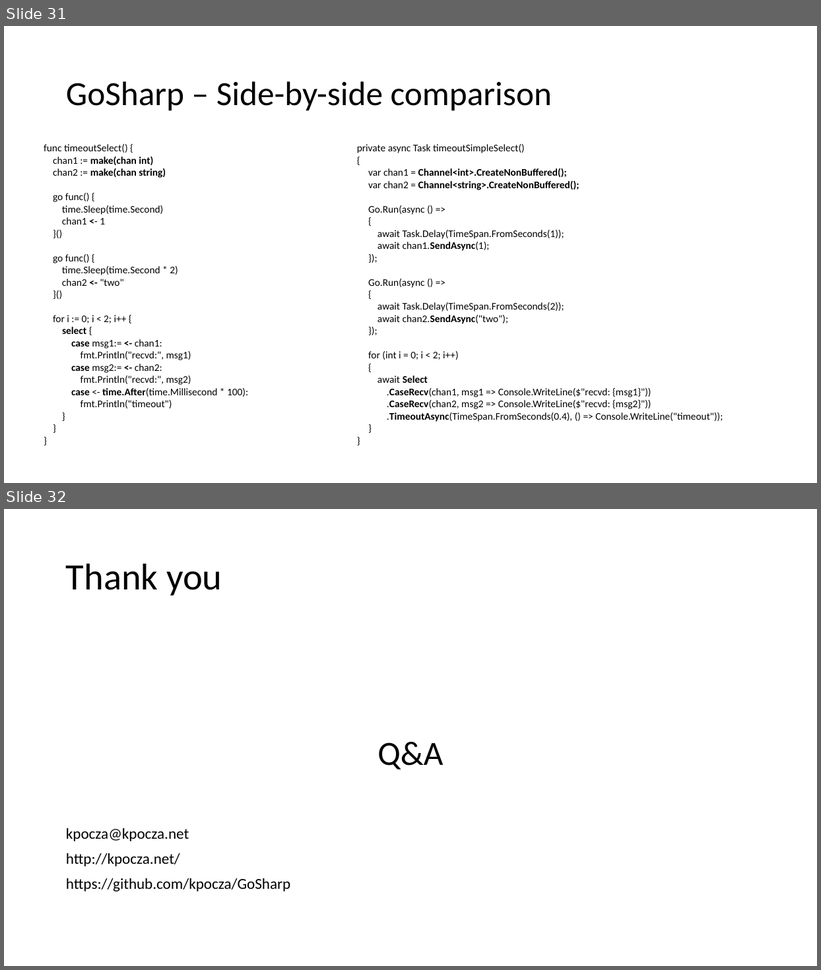
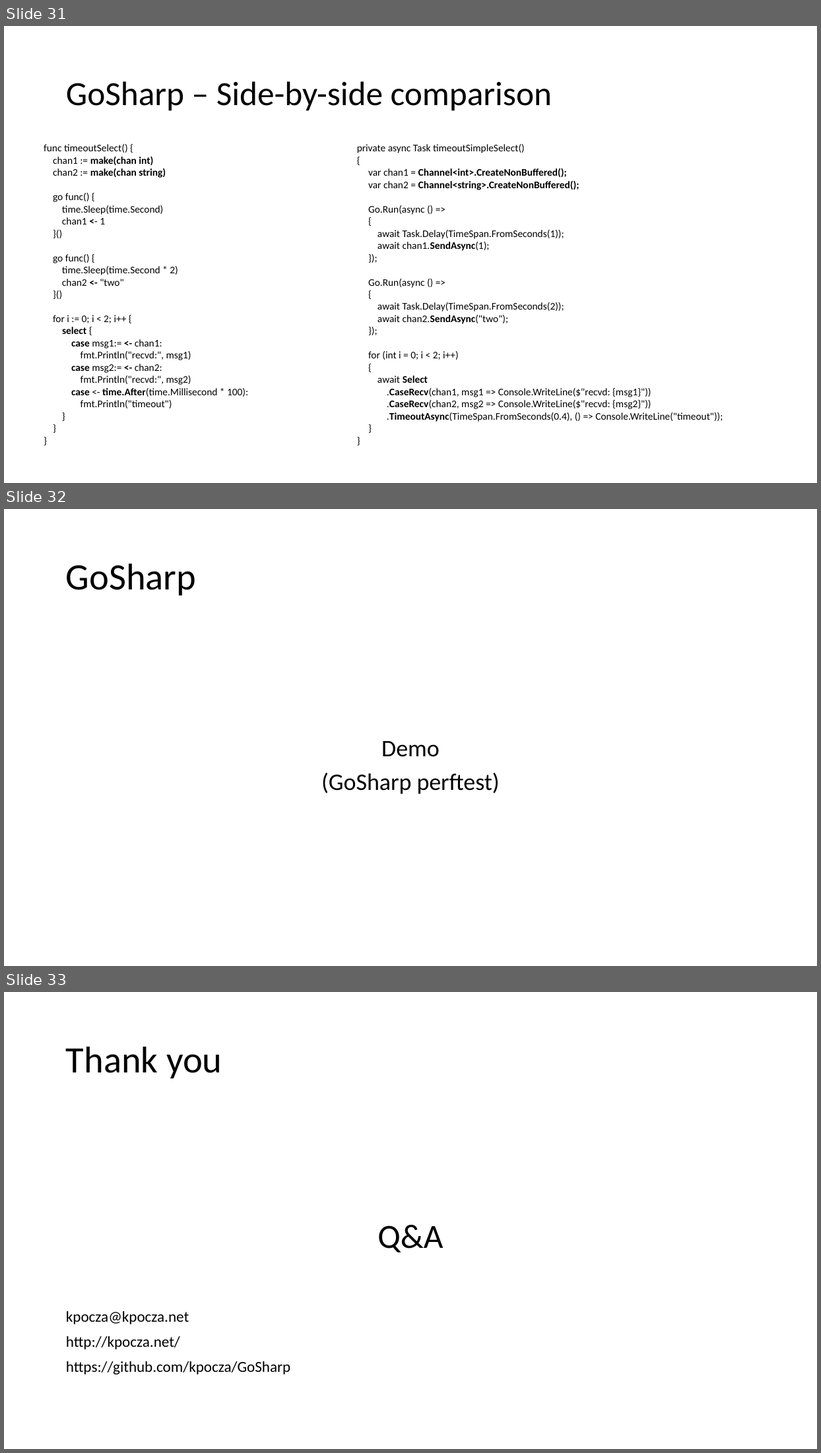
Before and after one commit to kpocza/GoSharp, a slide deck: talks/szszk20180512/SzSzK180512_GoSharp.odp. Shown one above the other, each under a label of ours: slides 31 and 32 before the commit, slides 31, 32 and 33 after it. The pictures are 821x970 and 821x1453 pixels, drawn with LibreOffice and Linux fonts; fonts in the diff are those of the drawing. Boxes give left, top, right and bottom in pixels: in the first picture for what was removed or moved away, otherwise in the second. Text is boxed around its words. In the diff, an @@ line names an element or a change of style, - is before the commit and + after.

```diff
--- a/talks/szszk20180512/SzSzK180512_GoSharp.odp
+++ b/talks/szszk20180512/SzSzK180512_GoSharp.odp
@@ slide 32 added at [4, 509, 817, 966], background #FFFFFF @@
@@ title added at [66, 563, 196, 595], 44 pt, text #000000 @@
+GoSharp
@@ text added at [321, 741, 500, 794], 28 pt, text #000000 @@
+Demo
+(GoSharp perftest)
@@ what was slide 32 is now slide 33 @@
```
Also in this commit, not shown: 2 slides changed.
